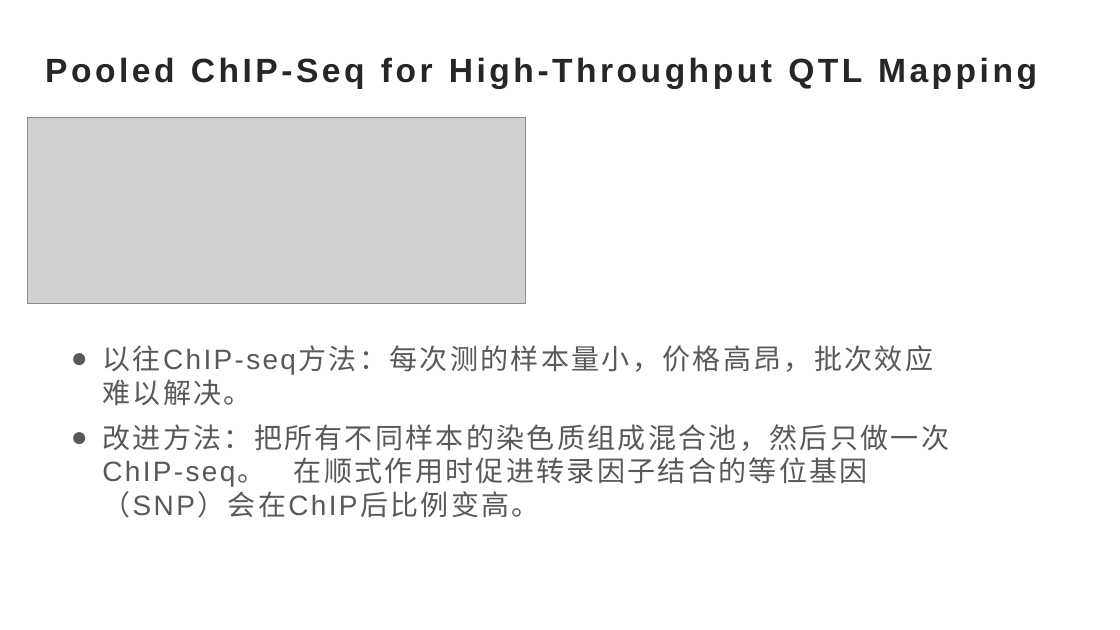
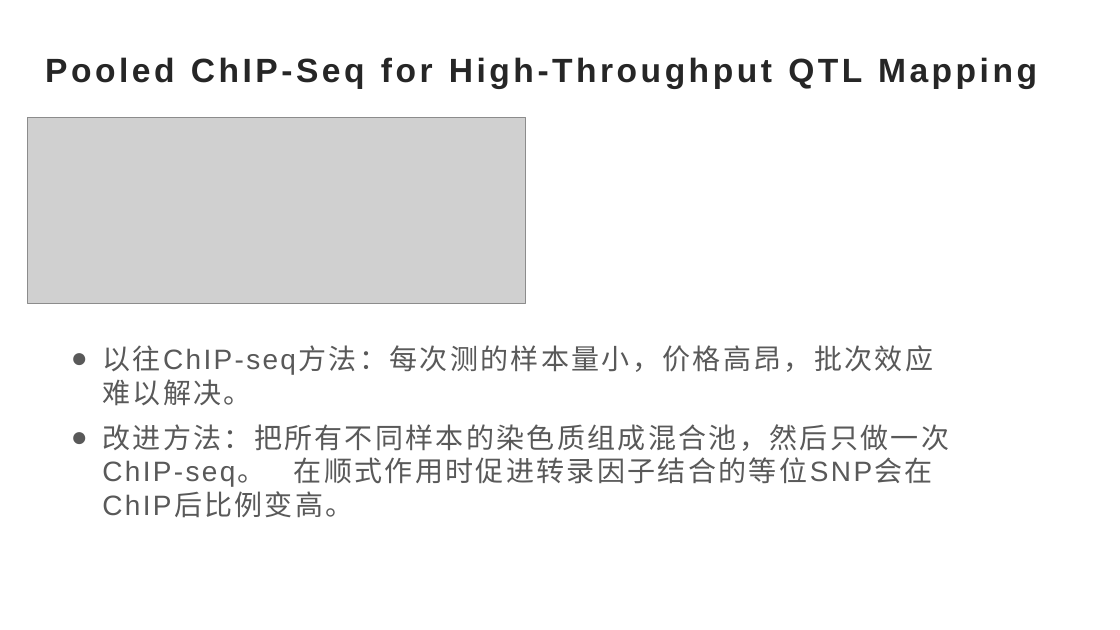
Before and after one commit to faded53222/Weekly-Paper, a slide deck: slide 2 of week1/演示.pptx. Drawn at 1120x630 pixels with LibreOffice and Linux fonts; fonts in the diff are those of the drawing; grey boxes stand for pictures; background and template pictures are left out. Boxes give left, top, right and bottom in pixels: in the first picture for what was removed or moved away, otherwise in the second. Text is boxed around its words. In the diff, an @@ line names an element or a change of style, - is before the commit and + after.

```diff
--- a/week1/演示.pptx
+++ b/week1/演示.pptx
@@ subtitle at <box>102,424,949,518</box>: text changed @@
-● 改进方法：把所有不同样本的染色质组成混合池，然后只做一次ChIP-seq。 在顺式作用时促进转录因子结合的等位基因（SNP）会在ChIP后比例变高。
+● 改进方法：把所有不同样本的染色质组成混合池，然后只做一次ChIP-seq。 在顺式作用时促进转录因子结合的等位SNP会在ChIP后比例变高。
```
